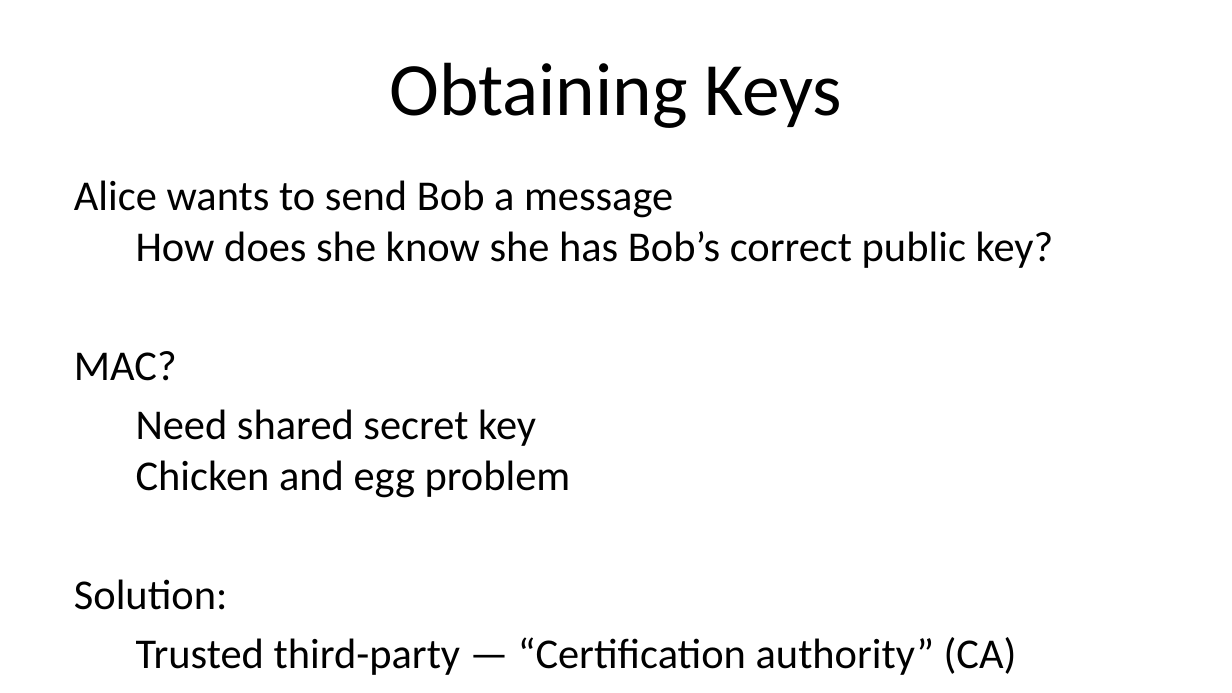
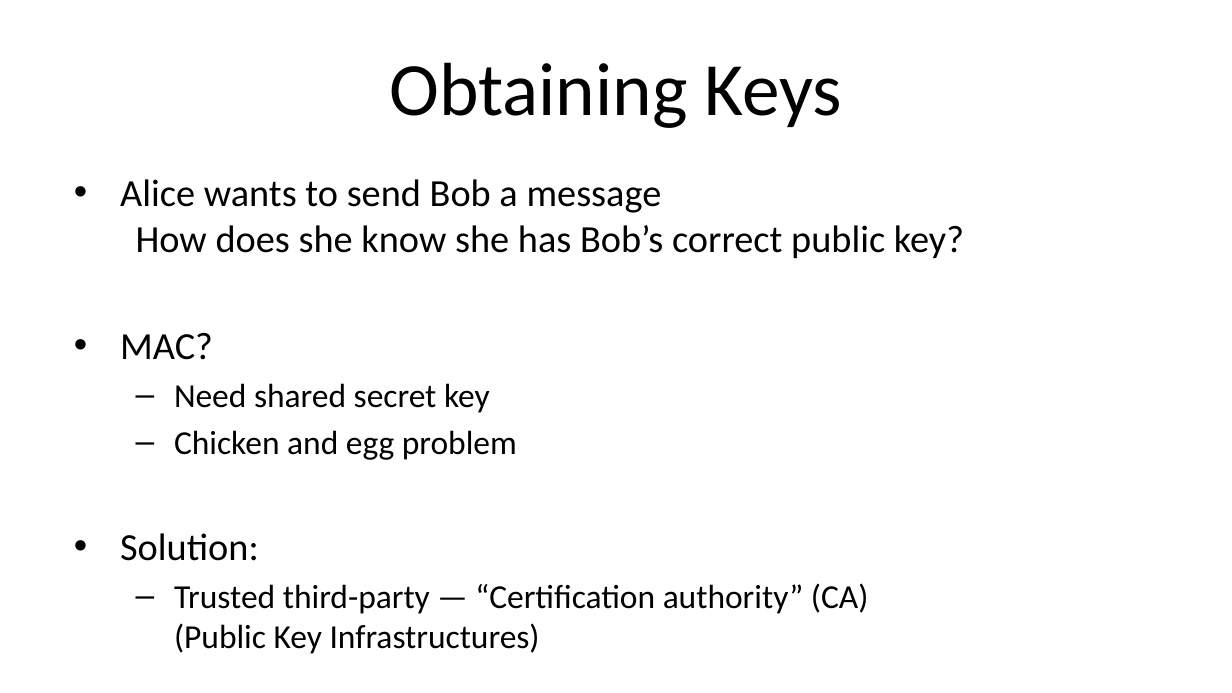
Before and after one commit to noise-lab/security-course, a slide deck: slide 39 of fall2016/lectures/6-PublicKey.pptx. Drawn at 1232x693 pixels with LibreOffice and Linux fonts; fonts in the diff are those of the drawing. Boxes give left, top, right and bottom in pixels: in the first picture for what was removed or moved away, otherwise in the second. Text is boxed around its words. In the diff, an @@ line names an element or a change of style, - is before the commit and + after.

```diff
--- a/fall2016/lectures/6-PublicKey.pptx
+++ b/fall2016/lectures/6-PublicKey.pptx
@@ text at [120, 179, 964, 561]: size 24.8 to 22.4 pt in "Alice wants to send Bob a message ...", "MAC?", "Solution:"; bullet none to • @@
@@ text at [174, 383, 517, 460]: text changed; size 24.8 to 19.6 pt @@
-Need shared secret key
-Chicken and egg problem
+  – Need shared secret key
+  – Chicken and egg problem
@@ text at [174, 583, 868, 614]: text changed; size 24.8 to 19.6 pt @@
-Trusted third-party — “Certification authority” (CA)
+  – Trusted third-party — “Certification authority” (CA)
+    (Public Key Infrastructures)
```
Also in this commit, not shown: 31 other slides changed, 5 slides added, 4 slides removed, 1 other file.
